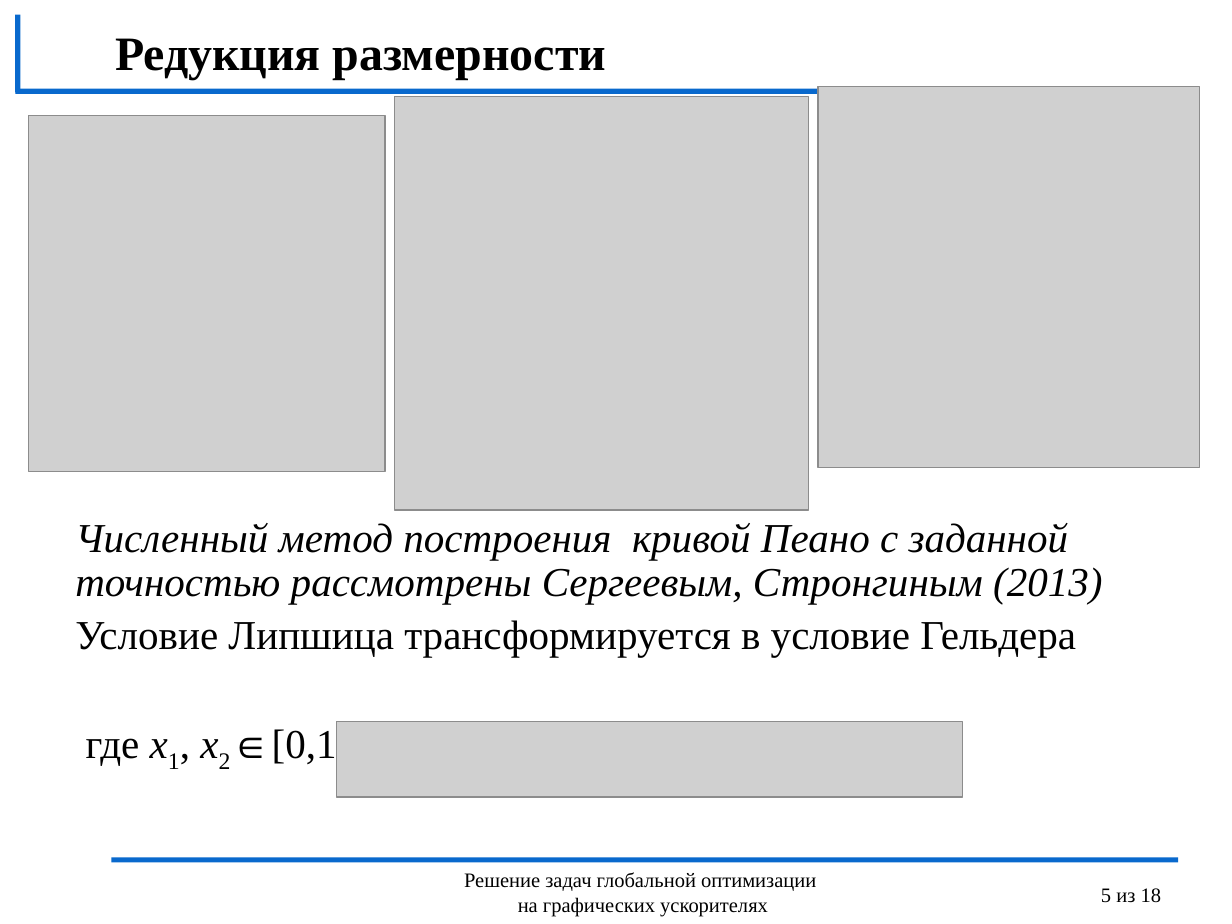
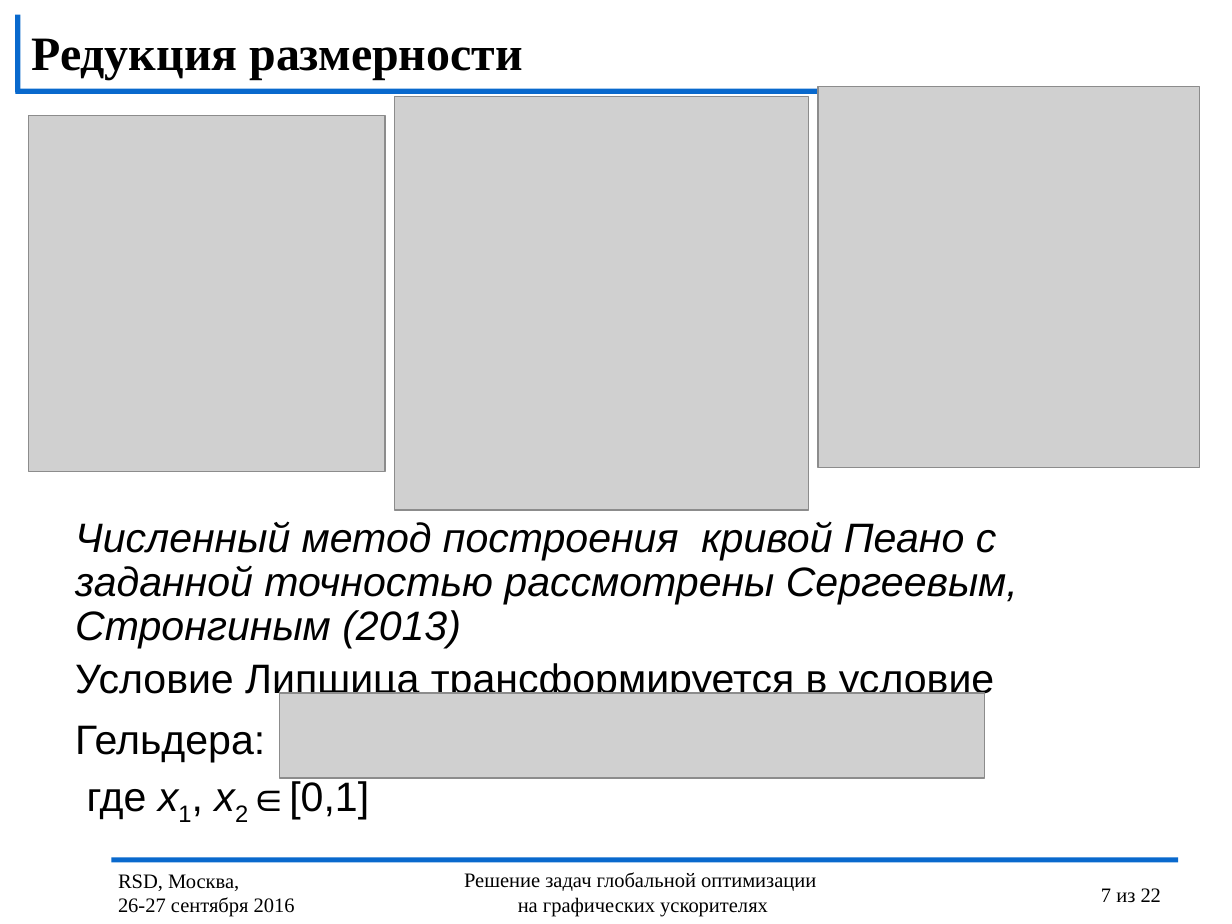
Before and after one commit to kabarkalov/GlobOptPapers, a slide deck: slide 7 of 2016/RSD/RSD_Lebedev.pptx (slide 5 before the commit). Drawn at 1232x924 pixels with LibreOffice and Linux fonts; fonts in the diff are those of the drawing; grey boxes stand for pictures; background and template pictures are left out. Boxes give left, top, right and bottom in pixels: in the first picture for what was removed or moved away, otherwise in the second. Text is boxed around its words. In the diff, an @@ line names an element or a change of style, - is before the commit and + after.

```diff
--- a/2016/RSD/RSD_Lebedev.pptx
+++ b/2016/RSD/RSD_Lebedev.pptx
@@ title "Редукция размерности": place and size @@
-title "Редукция размерности" at (115, 38, 606, 80)
+title "Редукция размерности" at (32, 38, 522, 80)
@@ text at (75, 521, 1018, 820): font Times New Roman to Arial in "Численный метод построения кривой Пеано с заданной ...", "где x1, x2∈[0,1]" @@
@@ text at (75, 663, 994, 762): text changed; font Times New Roman to Arial @@
-Условие Липшица трансформируется в условие Гельдера
+Условие Липшица трансформируется в условие
+Гельдера:
@@ picture added at (280, 694, 986, 779) @@
@@ picture removed at (336, 722, 962, 797) @@
@@ text added at (118, 874, 295, 917), 12 pt, text #000000 @@
+RSD, Москва,
+26-27 сентября 2016
@@ page number at (1101, 888, 1161, 903): text changed @@
-5 из 18
+7 из 22
```
Also in this commit, not shown: 17 other slides changed, 4 slides added.
